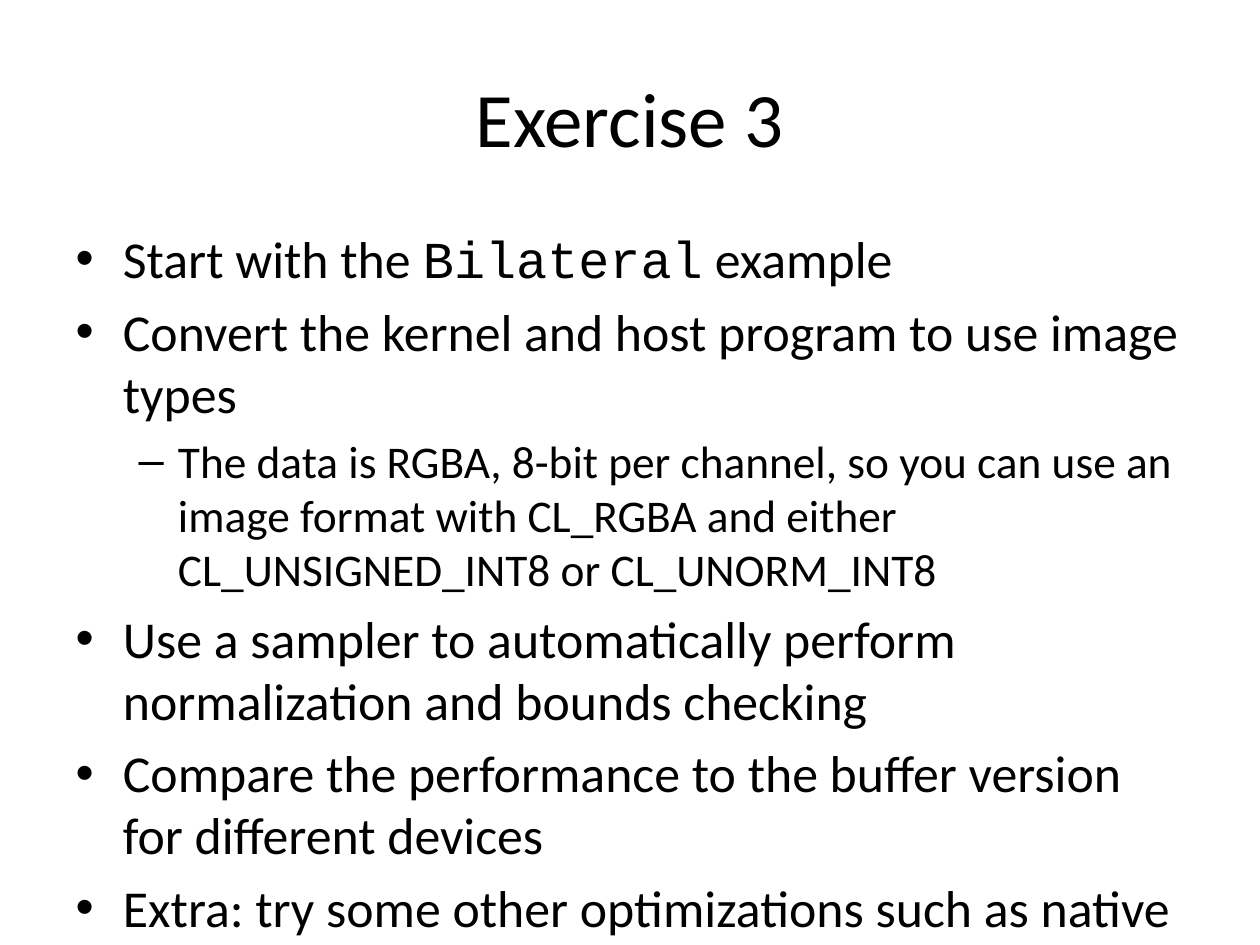
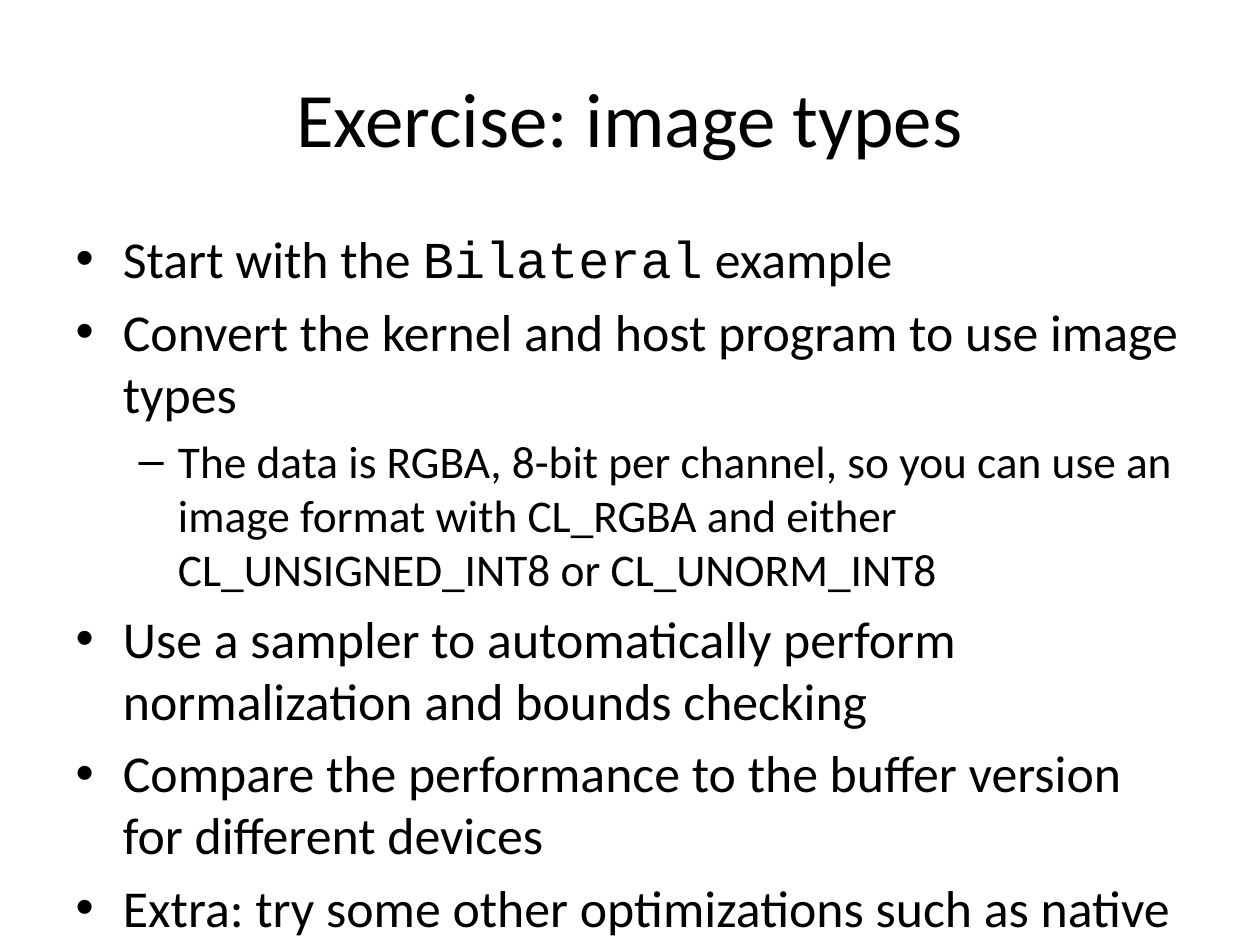
Before and after one commit to UoB-HPC/opencl-training-code, a slide deck: slide 81 of slides/advanced_part3.pptx. Drawn at 1260x945 pixels with LibreOffice and Linux fonts; fonts in the diff are those of the drawing. Boxes give left, top, right and bottom in pixels: in the first picture for what was removed or moved away, otherwise in the second. Text is boxed around its words. In the diff, an @@ line names an element or a change of style, - is before the commit and + after.

```diff
--- a/slides/advanced_part3.pptx
+++ b/slides/advanced_part3.pptx
@@ title at (296, 94, 962, 161): text changed @@
-Exercise 3
+Exercise: image types
```
Also in this commit, not shown: 1 other file.
